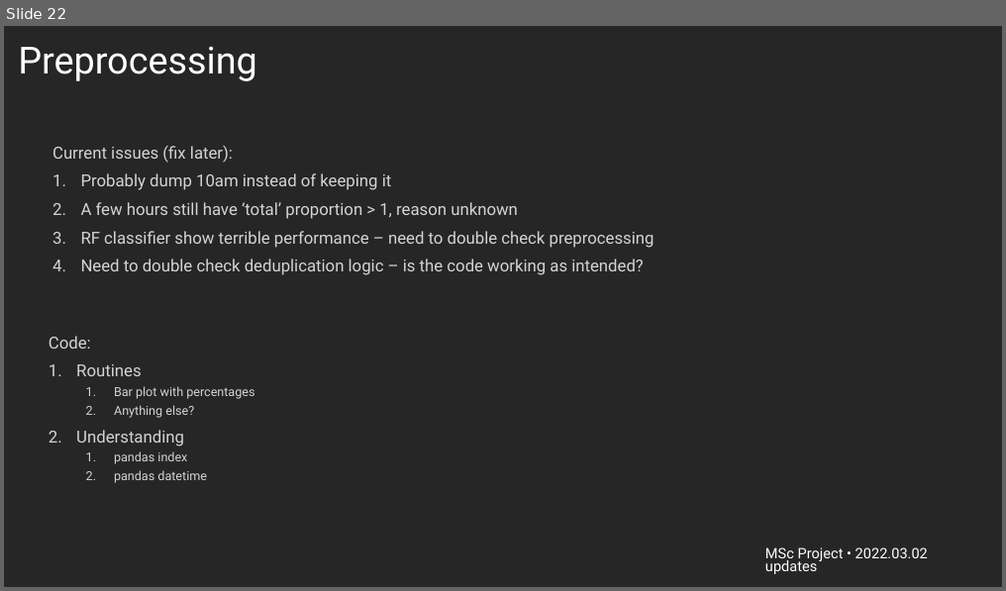
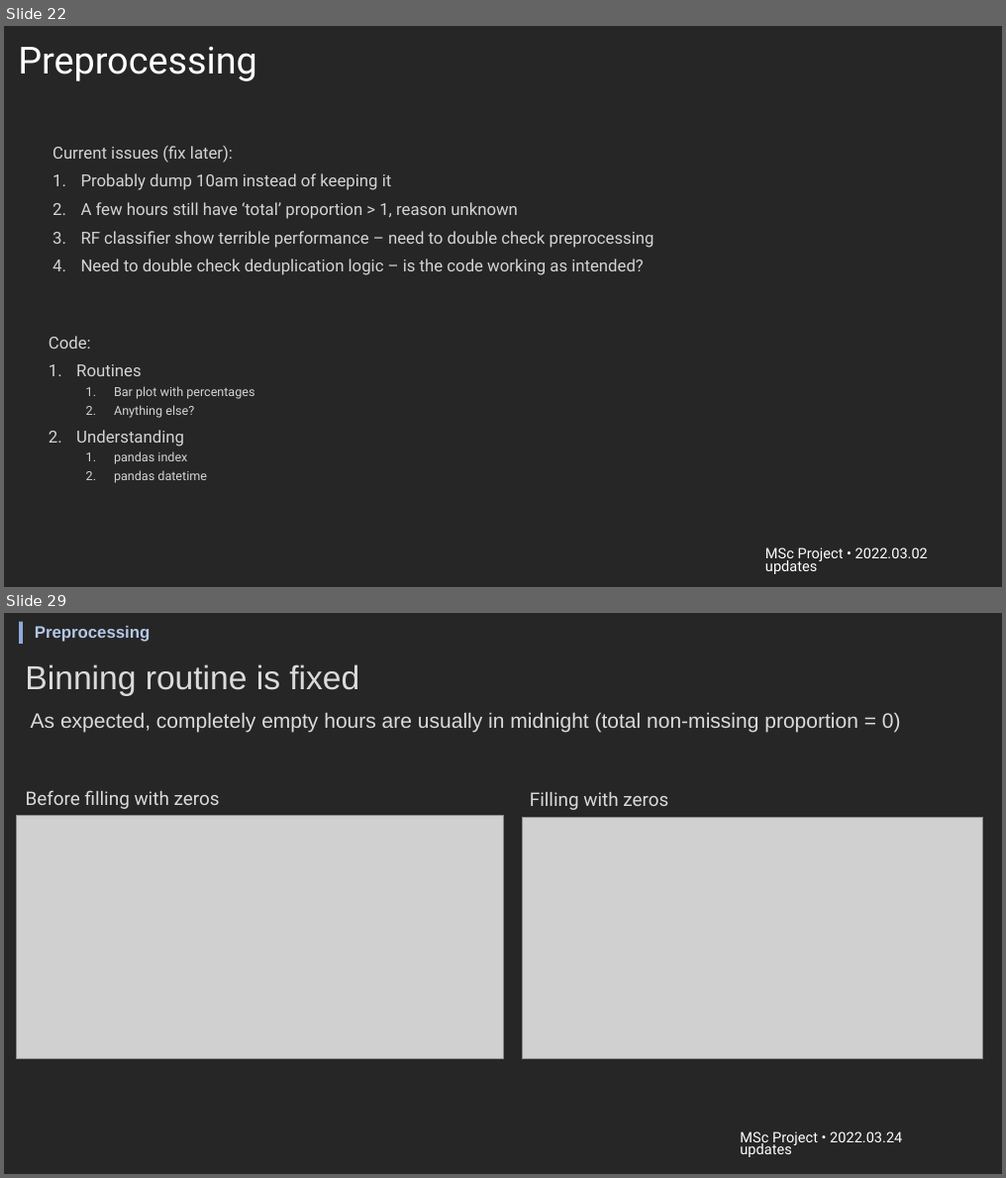
Before and after one commit to harris-yh-wong/msc-research-project, a slide deck: viz/msc_project_updates.pptx. Shown one above the other, each under a label of ours: slide 22 before the commit, slides 22 and 29 after it; the slides between them are not shown. The pictures are 1006x591 and 1006x1178 pixels, drawn with LibreOffice and Linux fonts; fonts in the diff are those of the drawing; grey boxes stand for pictures; background and template pictures are left out. Boxes give left, top, right and bottom in pixels: in the first picture for what was removed or moved away, otherwise in the second. Text is boxed around its words. In the diff, an @@ line names an element or a change of style, - is before the commit and + after.

```diff
--- a/viz/msc_project_updates.pptx
+++ b/viz/msc_project_updates.pptx
@@ slide 29 added at bbox=[4, 613, 1002, 1174], background #262626 @@
@@ rectangle added at bbox=[19, 622, 23, 644], fill #8FAADC @@
@@ text added at bbox=[35, 626, 150, 642], 16 pt, text #B4C7E7, bold @@
+Preprocessing
@@ title added at bbox=[25, 664, 359, 696], 32 pt, text #DBDBDB @@
+Binning routine is fixed
@@ text added at bbox=[31, 712, 901, 733], 20 pt, text #DBDBDB @@
+As expected, completely empty hours are usually in midnight (total non-missing proportion = 0)
@@ text added at bbox=[26, 790, 220, 809], 18 pt, text #DADADA @@
+Before filling with zeros
@@ picture added at bbox=[17, 815, 503, 1059] @@
@@ picture added at bbox=[522, 817, 983, 1059] @@
@@ text added at bbox=[530, 792, 668, 810], 18 pt, text #DADADA @@
+Filling with zeros
@@ text added at bbox=[740, 1132, 902, 1157], 13.9 pt, text #FFFFFF @@
+MSc Project • 2022.03.24 updates
```
Also in this commit, not shown: 4 slides changed, 8 other slides added.
